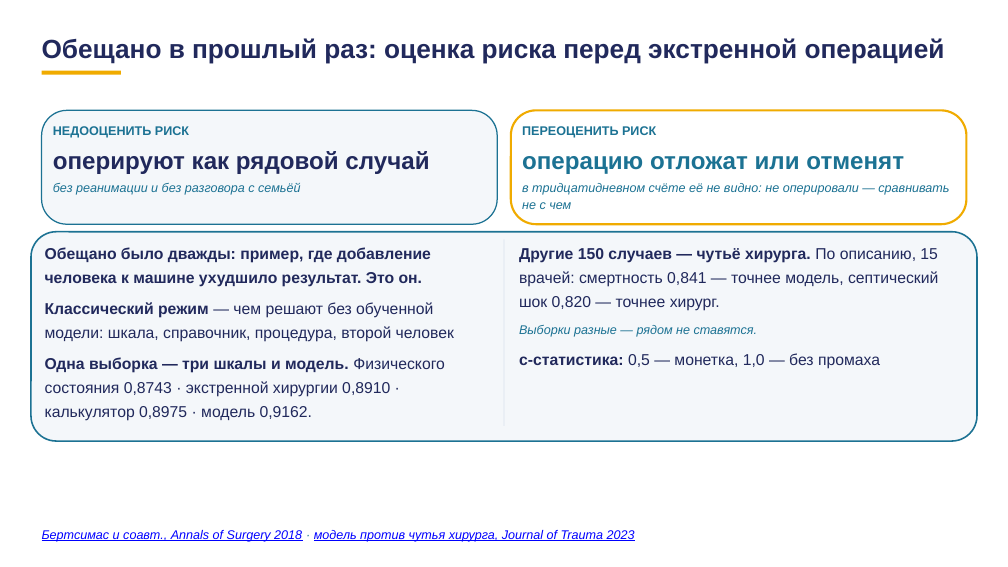
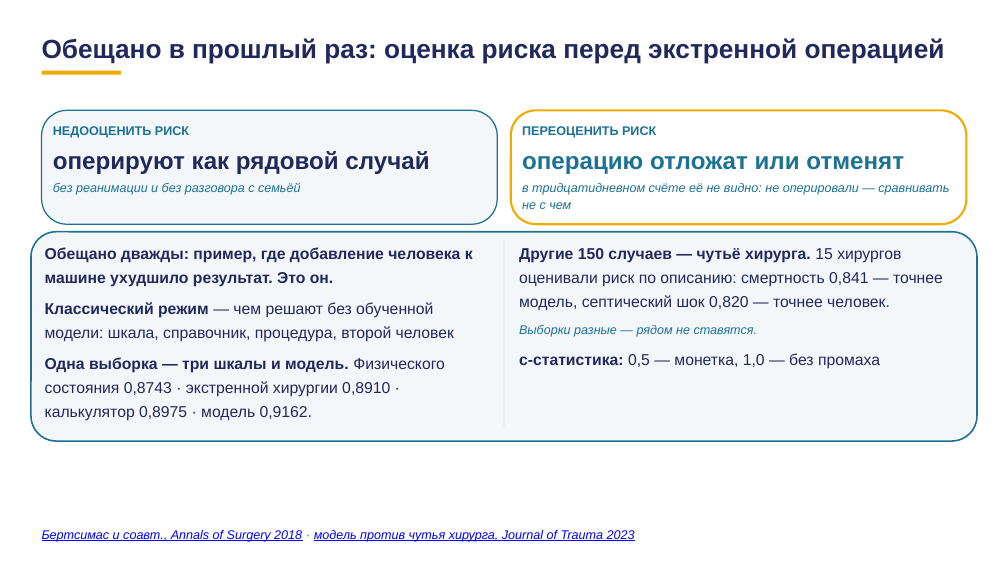
Before and after one commit to tellina-study/AI-usage-lessons, a slide deck: slide 44 of library/lectures/lec-07/rework/deck/lec-07-karkas.pptx. Drawn at 1008x567 pixels with LibreOffice and Linux fonts; fonts in the diff are those of the drawing. Boxes give left, top, right and bottom in pixels: in the first picture for what was removed or moved away, otherwise in the second. Text is boxed around its words. In the diff, an @@ line names an element or a change of style, - is before the commit and + after.

```diff
--- a/library/lectures/lec-07/rework/deck/lec-07-karkas.pptx
+++ b/library/lectures/lec-07/rework/deck/lec-07-karkas.pptx
@@ text at box(45, 247, 473, 287): text changed @@
-Обещано было дважды: пример, где добавление человека к машине ухудшило результат. Это он.
+Обещано дважды: пример, где добавление человека к машине ухудшило результат. Это он.
@@ text at box(519, 248, 943, 310): text changed @@
-Другие 150 случаев — чутьё хирурга. По описанию, 15 врачей: смертность 0,841 — точнее модель, септический шок 0,820 — точнее хирург.
+Другие 150 случаев — чутьё хирурга. 15 хирургов оценивали риск по описанию: смертность 0,841 — точнее модель, септический шок 0,820 — точнее человек.
```
Also in this commit, not shown: 32 other slides changed, 1 other file.
